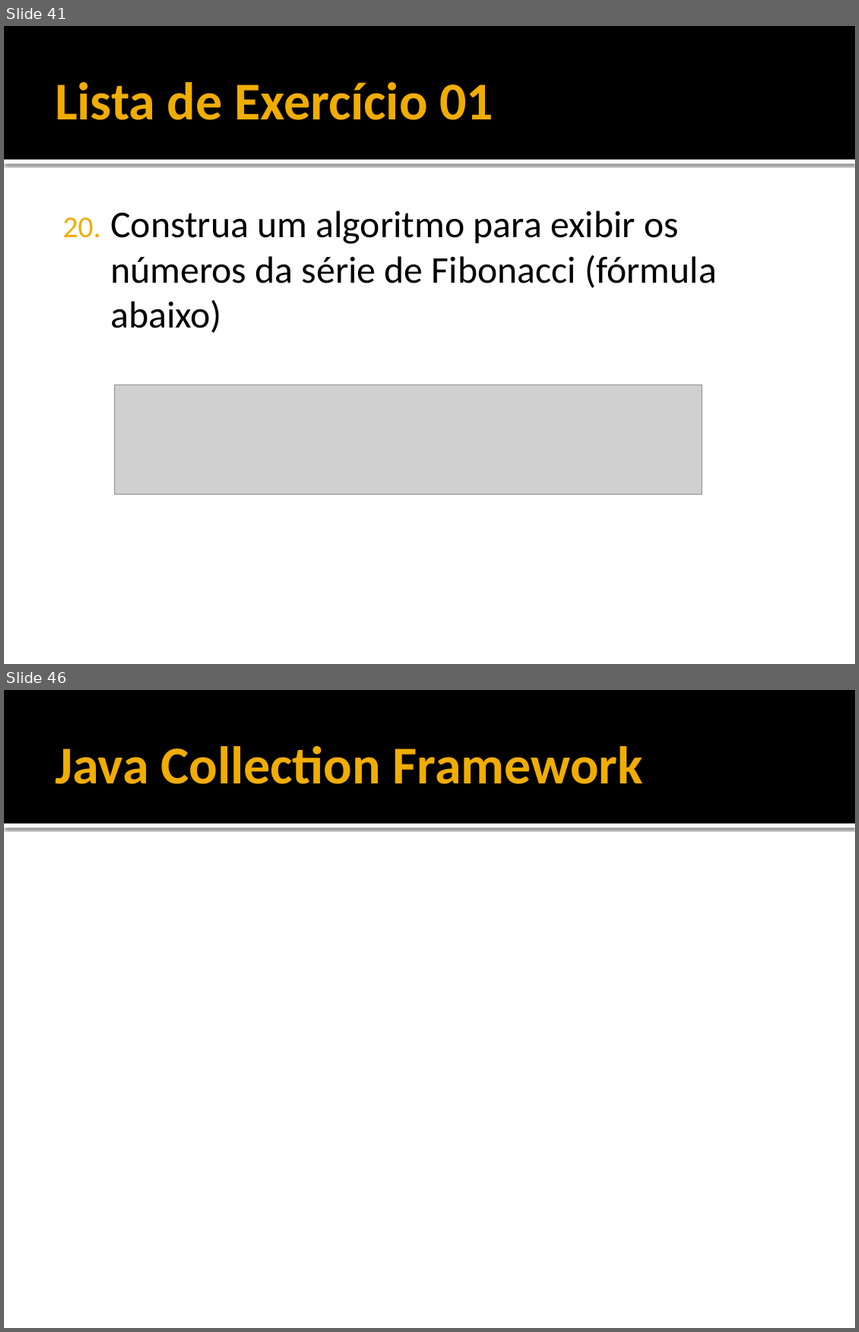
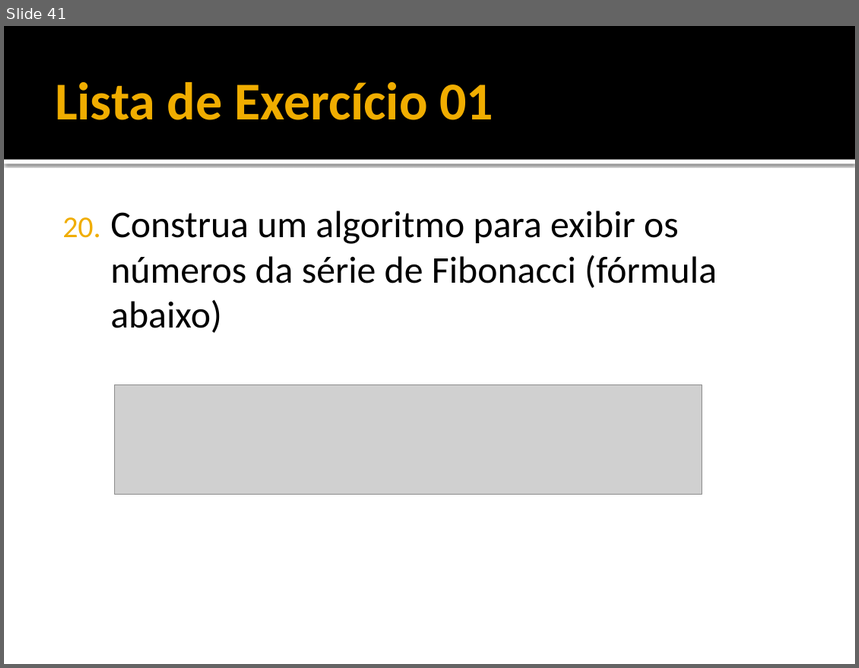
Before and after one commit to filosofisto/cpb-treinamento, a slide deck: Fundamentos/Fundamentos - Java Basico.pptx. Shown one above the other, each under a label of ours: slides 41 and 46 before the commit, slide 41 after it; the slides between them are not shown. The pictures are 859x1332 and 859x668 pixels, drawn with LibreOffice and Linux fonts; fonts in the diff are those of the drawing; grey boxes stand for pictures. Boxes give left, top, right and bottom in pixels: in the first picture for what was removed or moved away, otherwise in the second. Text is boxed around its words. In the diff, an @@ line names an element or a change of style, - is before the commit and + after.

Commit message:
Atualizacao PPT Fundamentos Java Basico
.

```diff
--- a/Fundamentos/Fundamentos - Java Basico.pptx
+++ b/Fundamentos/Fundamentos - Java Basico.pptx
@@ slide 46 removed at box(4, 690, 855, 1328), background #FFFFFF; not listed: 2 template elements that a slide beside it also shows @@
@@ title removed at box(55, 745, 643, 784) @@
-Java Collection Framework
```
Also in this commit, not shown: 6 other slides removed.
